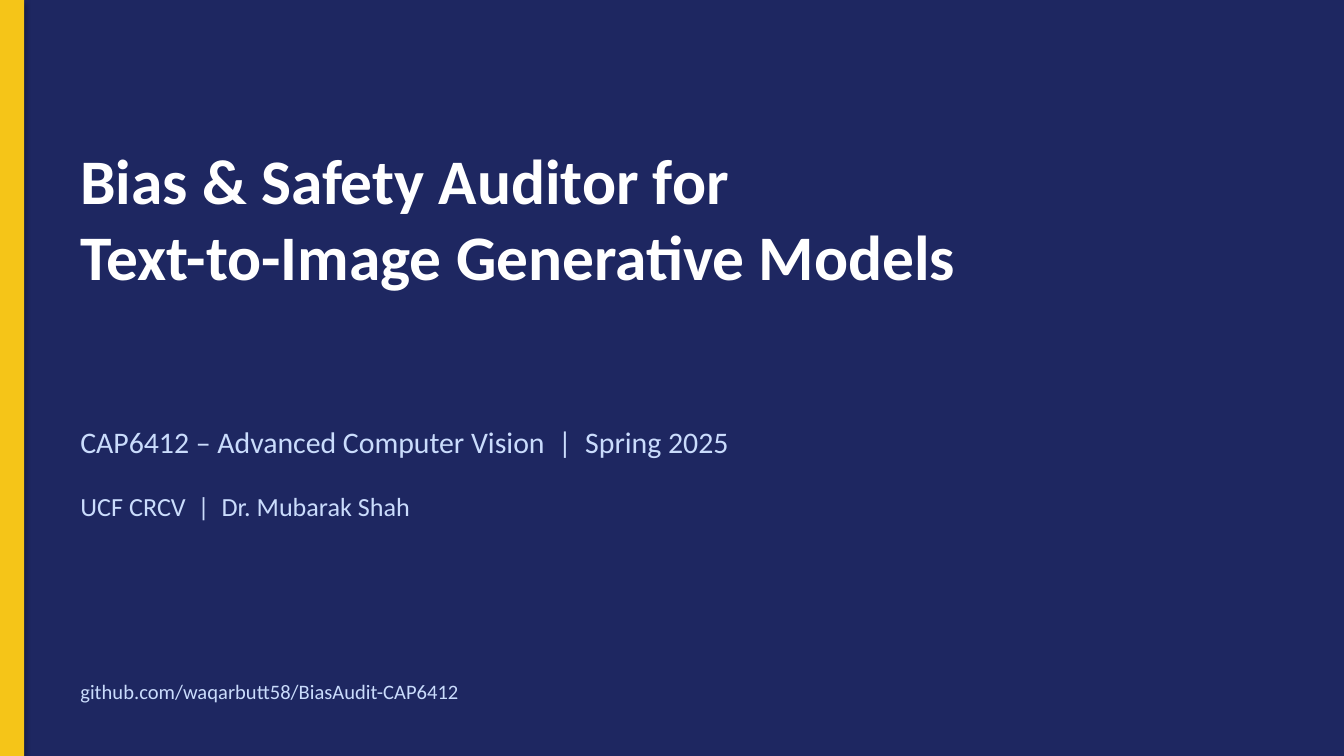
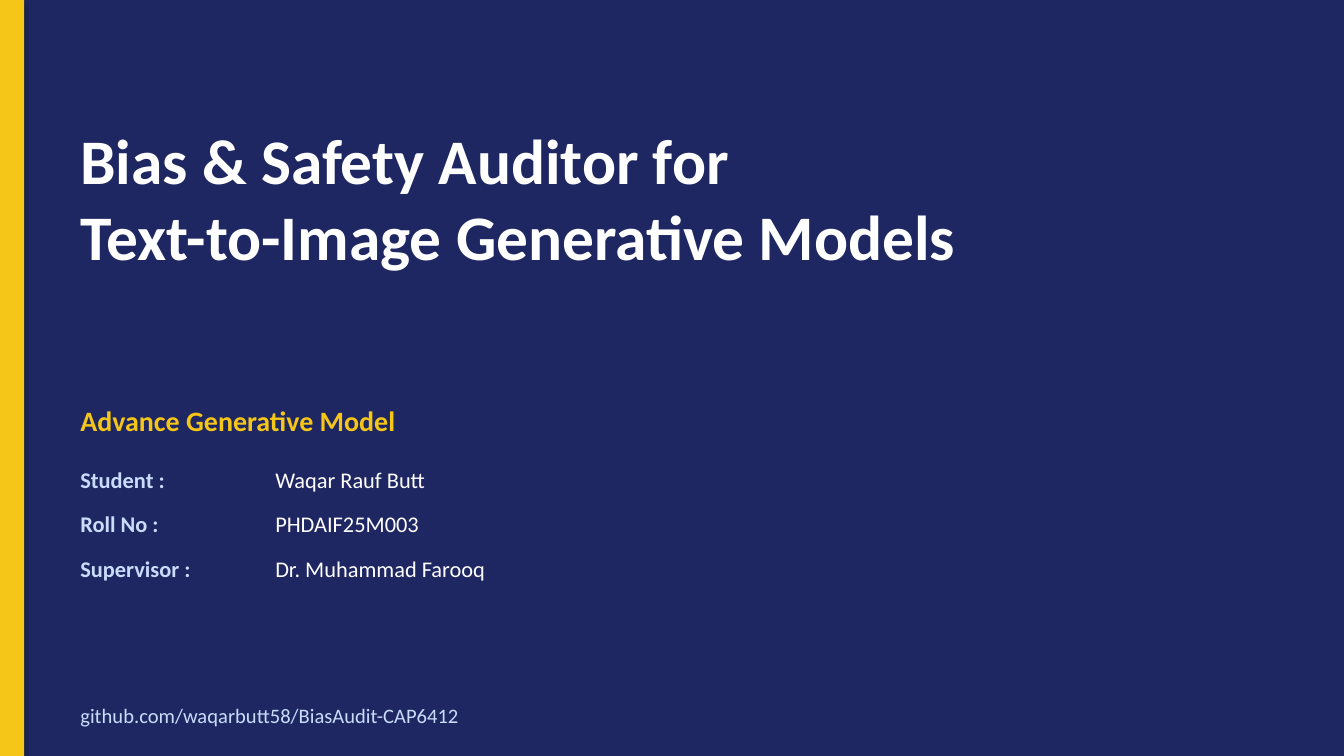
Before and after one commit to waqarbutt58/BiasAudit-CAP6412, a slide deck: slide 1 of slides/presentation.pptx. Drawn at 1344x756 pixels with LibreOffice and Linux fonts; fonts in the diff are those of the drawing. Boxes give left, top, right and bottom in pixels: in the first picture for what was removed or moved away, otherwise in the second. Text is boxed around its words. In the diff, an @@ line names an element or a change of style, - is before the commit and + after.

Commit message:
Update project identity: Waqar Rauf Butt, PHDAIF25M003, Advance Generative Model, Dr. Muhammad Farooq
- README, project spec, research report headers updated
- PDF report cover now shows student name, roll no, supervisor
- Presentation title slide and footer updated with correct details
- All Co-Authored-By references already removed in prior commit

```diff
--- a/slides/presentation.pptx
+++ b/slides/presentation.pptx
@@ text "Bias & Safety Auditor for ...": place and size @@
-text "Bias & Safety Auditor for ..." at <box>80,159,955,291</box>
+text "Bias & Safety Auditor for ..." at <box>80,139,955,271</box>
@@ text at <box>80,411,395,431</box>: text changed; size 16 to 15 pt; text colour #CADCFC to #F5C518; bold on @@
-CAP6412 – Advanced Computer Vision | Spring 2025
+Advance Generative Model
@@ text added at <box>80,472,153,488</box>, 12 pt, text #CADCFC, bold @@
+Student :
@@ text added at <box>275,472,425,492</box>, 12 pt, text #FFFFFF @@
+Waqar Rauf Butt
@@ text removed at <box>80,498,410,516</box> @@
-UCF CRCV | Dr. Mubarak Shah
@@ text added at <box>80,516,148,532</box>, 12 pt, text #CADCFC, bold @@
+Roll No :
@@ text added at <box>275,517,419,532</box>, 12 pt, text #FFFFFF @@
+PHDAIF25M003
@@ text added at <box>80,561,179,581</box>, 12 pt, text #CADCFC, bold @@
+Supervisor :
@@ text added at <box>275,561,485,581</box>, 12 pt, text #FFFFFF @@
+Dr. Muhammad Farooq
@@ text "github.com/waqarbutt58/BiasAudit-CAP6412": place and size @@
-text "github.com/waqarbutt58/BiasAudit-CAP6412" at <box>80,684,458,703</box>
+text "github.com/waqarbutt58/BiasAudit-CAP6412" at <box>80,708,458,727</box>
```
Also in this commit, not shown: 1 other slide changed, 6 other files.
